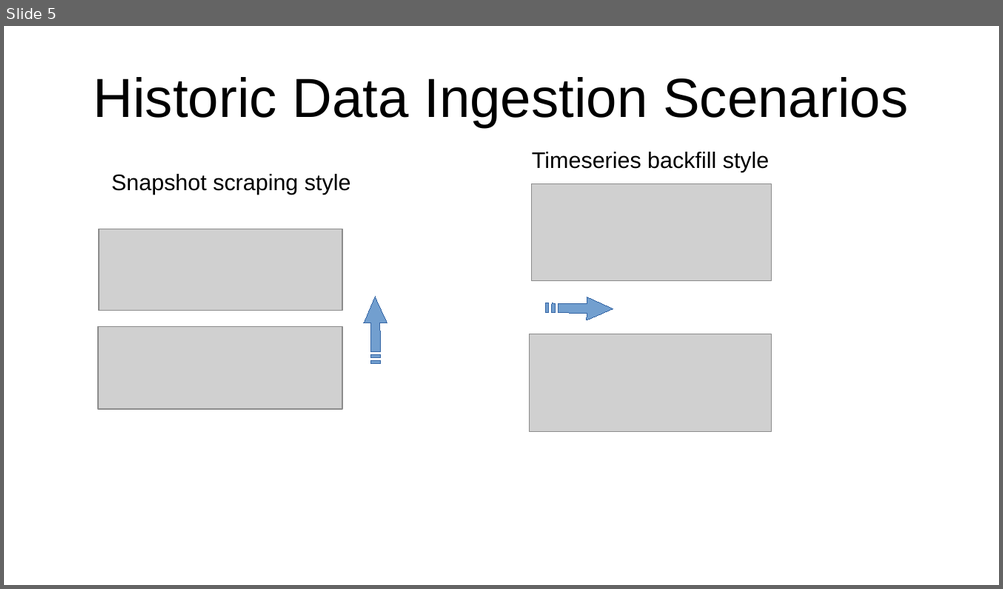
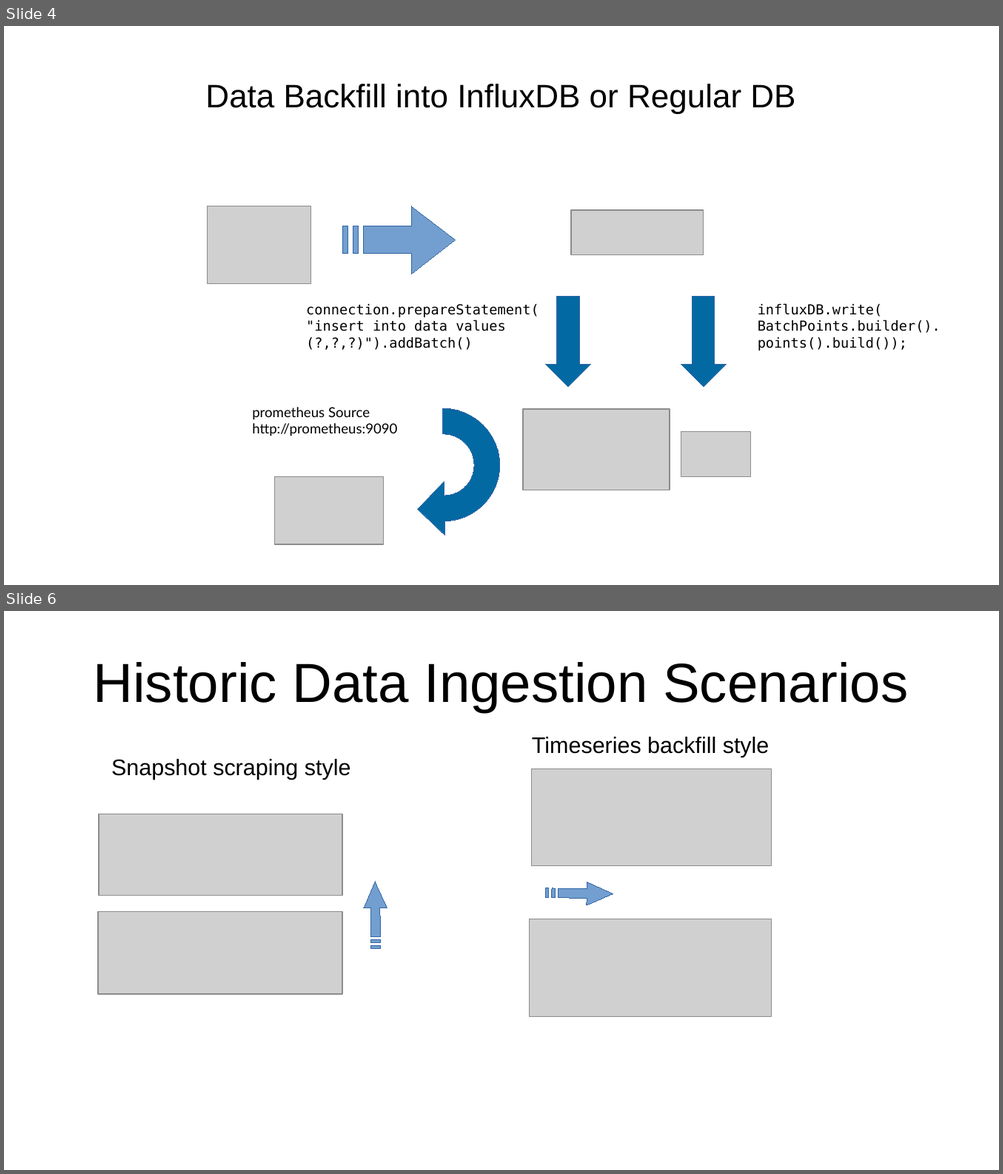
Before and after one commit to sergueik/springboot_study, a slide deck: basic-influxdb/data flow.odp. Shown one above the other, each under a label of ours: slide 5 before the commit, slides 4 and 6 after it; the slides between them are not shown. The pictures are 1003x589 and 1003x1174 pixels, drawn with LibreOffice and Linux fonts; fonts in the diff are those of the drawing; grey boxes stand for pictures. Boxes give left, top, right and bottom in pixels: in the first picture for what was removed or moved away, otherwise in the second. Text is boxed around its words. In the diff, an @@ line names an element or a change of style, - is before the commit and + after.

Commit message:
intermedate revision - added "Data Backfill into InfluxDB or Regular DB" slide

```diff
--- a/basic-influxdb/data flow.odp
+++ b/basic-influxdb/data flow.odp
@@ slide 4 added at [4, 26, 999, 585], background #FFFFFF @@
@@ title added at [205, 84, 795, 114], 26 pt, text #000000 @@
+Data Backfill into InfluxDB or Regular DB
@@ picture added at [207, 207, 311, 284] @@
@@ freeform shape added at [342, 207, 455, 274], fill #729FCF, outline #3465A4 0 pt @@
@@ picture added at [571, 210, 703, 255] @@
@@ text added at [306, 304, 539, 350], 11 pt, text #000000 @@
+connection.prepareStatement(
+"insert into data values (?,?,?)").addBatch()
@@ down arrow added at [546, 297, 591, 387], fill #0369A3, outline #3465A4 0 pt @@
@@ down arrow added at [681, 297, 726, 387], fill #0369A3, outline #3465A4 0 pt @@
@@ text added at [757, 304, 940, 351], 11 pt, text #000000 @@
+influxDB.write(
+BatchPoints.builder().points().build());
@@ text added at [252, 407, 397, 437], 11 pt, text #000000 @@
+prometheus Source
+http://prometheus:9090
@@ freeform shape added at [387, 409, 500, 522], fill #0369A3, outline #3465A4 0 pt @@
@@ picture added at [523, 409, 669, 491] @@
@@ picture added at [681, 432, 751, 477] @@
@@ picture added at [275, 477, 383, 545] @@
@@ what was slide 5 is now slide 6 @@
```
Also in this commit, not shown: 4 slides changed, 3 other files.
